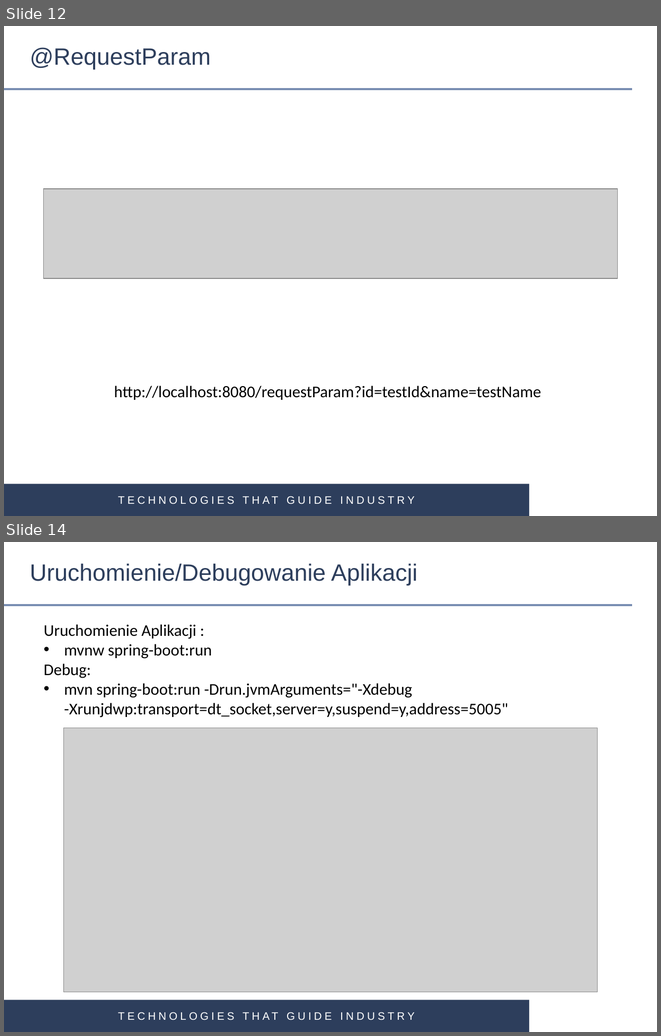
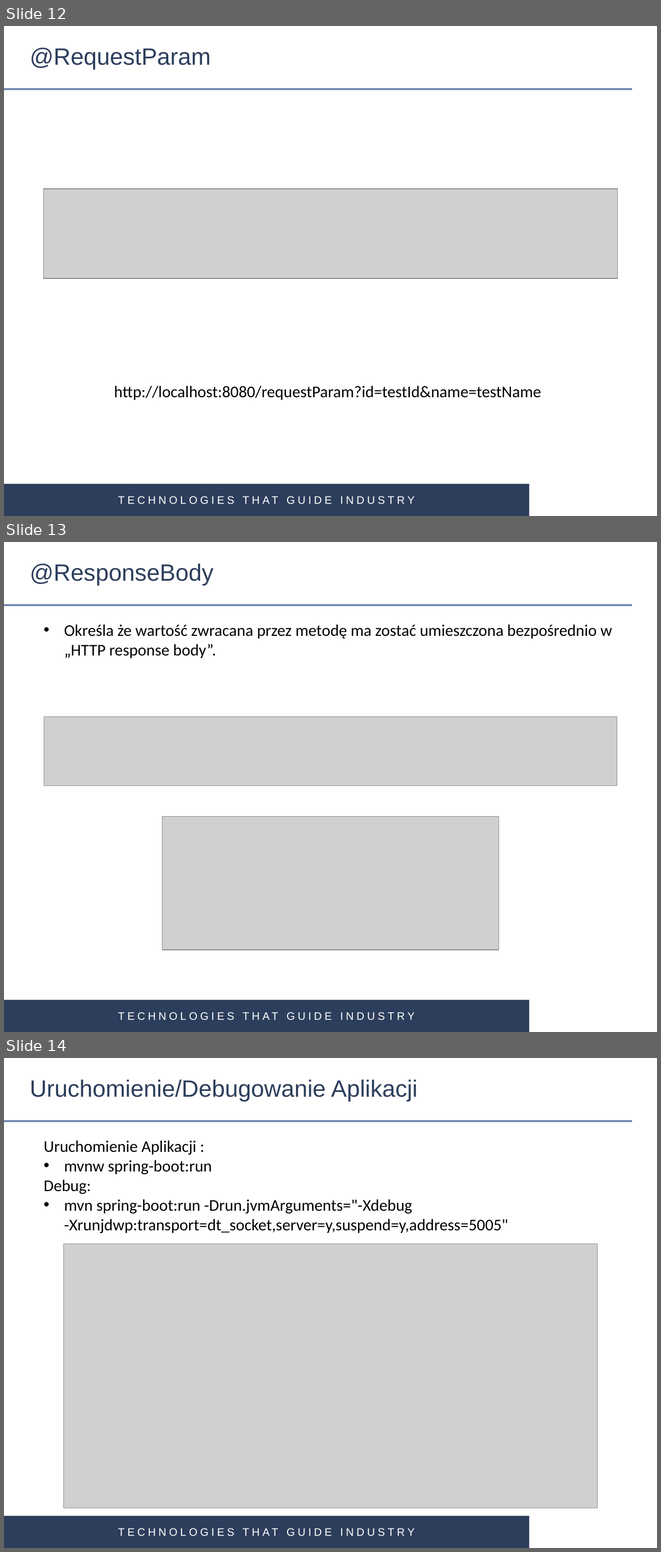
Before and after one commit to gardian91/SPRING_MVC-PSK, a slide deck: Spring MVC.pptx. Shown one above the other, each under a label of ours: slides 12 and 14 before the commit, slides 12, 13 and 14 after it; the slides between them are not shown. The pictures are 661x1036 and 661x1552 pixels, drawn with LibreOffice and Linux fonts; fonts in the diff are those of the drawing; grey boxes stand for pictures; background and template pictures are left out. Boxes give left, top, right and bottom in pixels: in the first picture for what was removed or moved away, otherwise in the second. Text is boxed around its words. In the diff, an @@ line names an element or a change of style, - is before the commit and + after.

```diff
--- a/Spring MVC.pptx
+++ b/Spring MVC.pptx
@@ slide 13 added at [4, 542, 657, 1032], background #FFFFFF; not listed: 3 template elements that a slide beside it also shows @@
@@ title added at [30, 563, 214, 585], 26 pt, text #2D3E5C @@
+@ResponseBody
@@ text added at [64, 624, 612, 658], 18 pt, text #000000 @@
+• Określa że wartość zwracana przez metodę ma zostać umieszczona bezpośrednio w „HTTP response body”.
@@ picture added at [44, 717, 617, 786] @@
@@ picture added at [162, 816, 499, 950] @@
```
Also in this commit, not shown: 1 slide changed, 1 other slide added, 2 slides removed, 4 other files.
